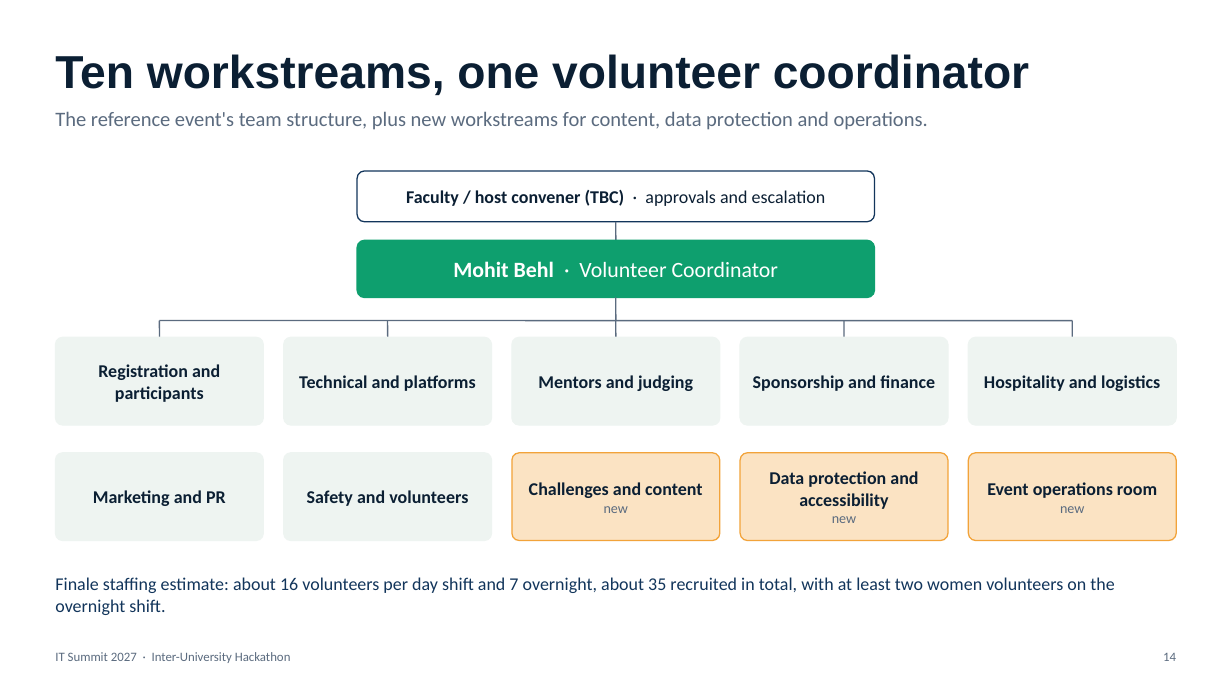
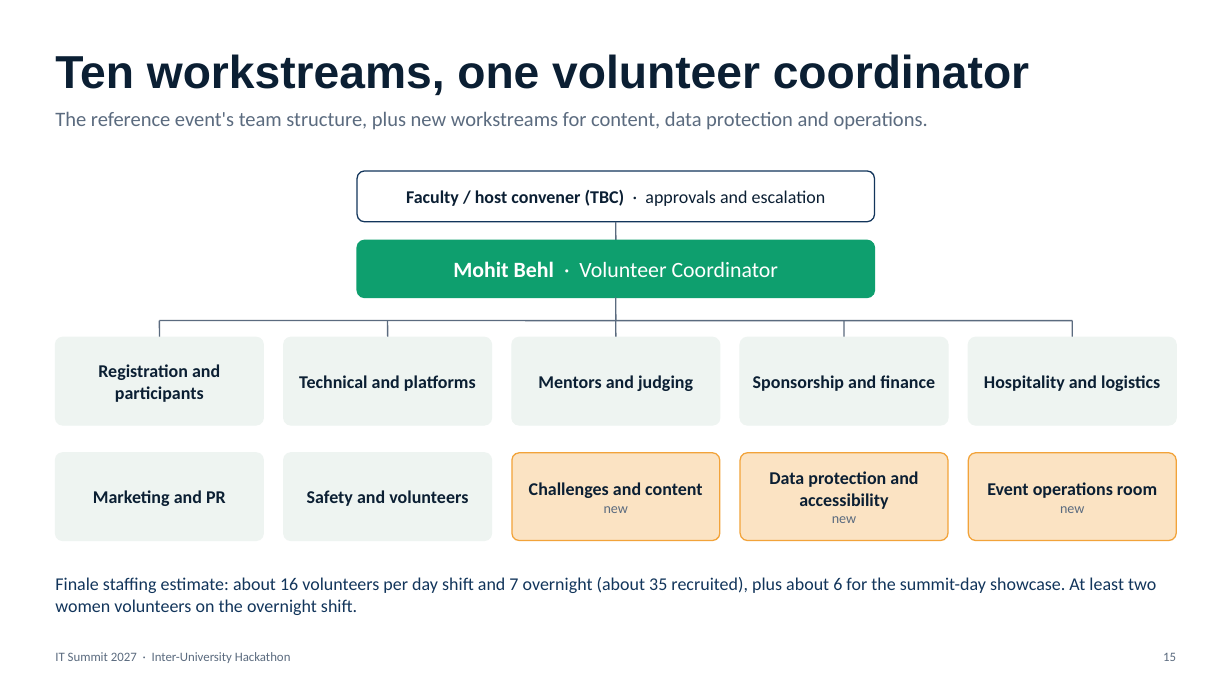
Before and after one commit to behlmohit30-pixel/ckaPrep01, a slide deck: slide 15 of it-summit-2027/IT_Summit_2027_Hackathon_Proposal.pptx (slide 14 before the commit). Drawn at 1232x693 pixels with LibreOffice and Linux fonts; fonts in the diff are those of the drawing. Boxes give left, top, right and bottom in pixels: in the first picture for what was removed or moved away, otherwise in the second. Text is boxed around its words. In the diff, an @@ line names an element or a change of style, - is before the commit and + after.

```diff
--- a/it-summit-2027/IT_Summit_2027_Hackathon_Proposal.pptx
+++ b/it-summit-2027/IT_Summit_2027_Hackathon_Proposal.pptx
@@ text at [55, 577, 1156, 615]: text changed @@
-Finale staffing estimate: about 16 volunteers per day shift and 7 overnight, about 35 recruited in total, with at least two women volunteers on the overnight shift.
+Finale staffing estimate: about 16 volunteers per day shift and 7 overnight (about 35 recruited), plus about 6 for the summit-day showcase. At least two women volunteers on the overnight shift.
@@ page number at [1163, 653, 1176, 661]: text changed @@
-14
+15
```
Also in this commit, not shown: 11 other slides changed, 1 slide added, 5 other files.
